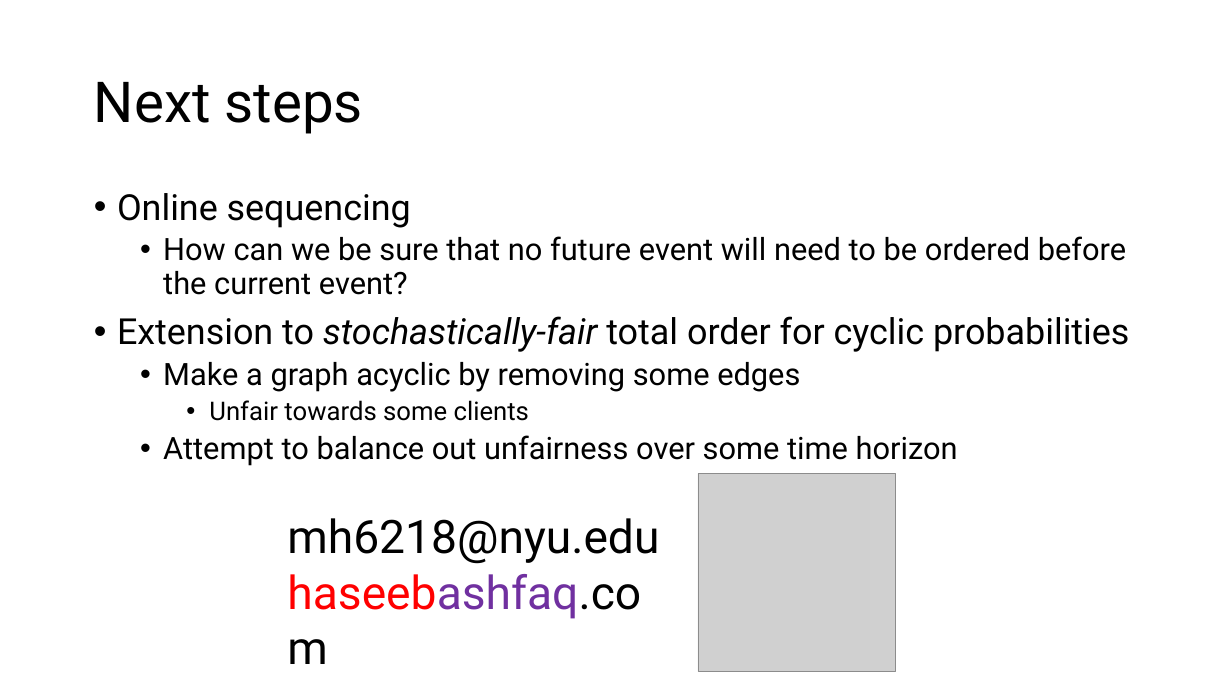
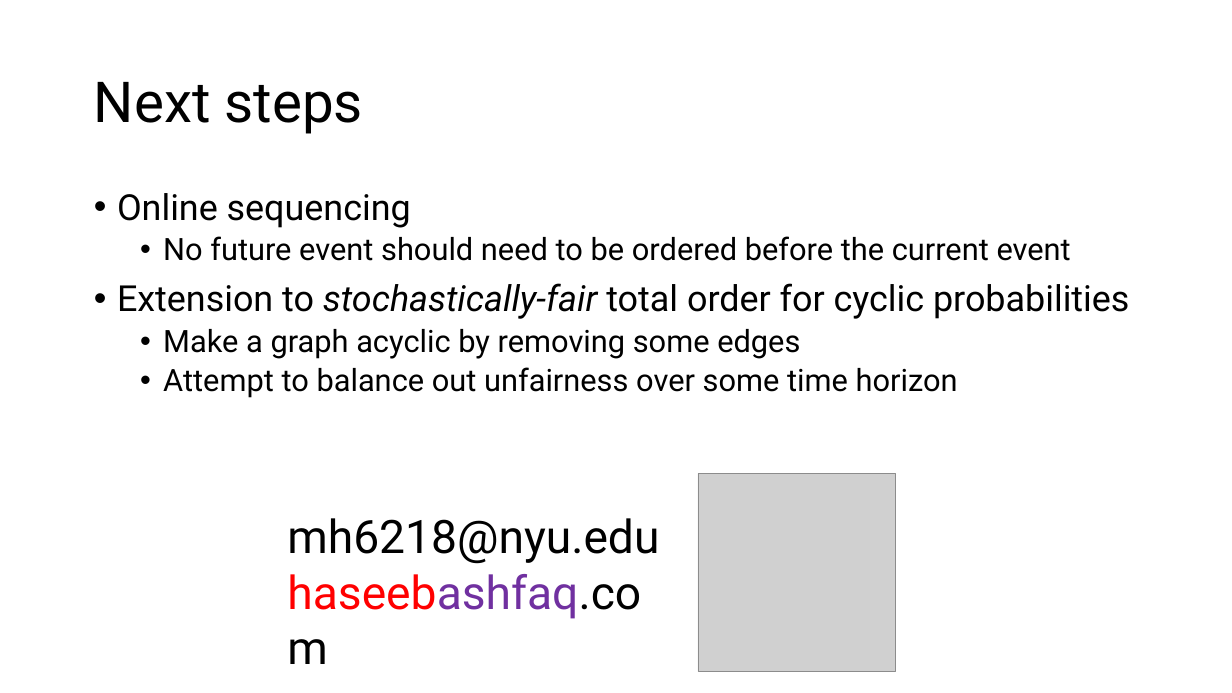
Before and after one commit to HaseebLUMS/Onyx-Presentation, a slide deck: slide 32 of tommy_hotnets_v2.pptx (slide 31 before the commit). Drawn at 1232x693 pixels with LibreOffice and Linux fonts; fonts in the diff are those of the drawing; grey boxes stand for pictures. Boxes give left, top, right and bottom in pixels: in the first picture for what was removed or moved away, otherwise in the second. Text is boxed around its words. In the diff, an @@ line names an element or a change of style, - is before the commit and + after.

Commit message:
updated

```diff
--- a/tommy_hotnets_v2.pptx
+++ b/tommy_hotnets_v2.pptx
@@ text at [163,236,1071,261]: text changed @@
-  • How can we be sure that no future event will need to be ordered before the current event?
+  • No future event should need to be ordered before the current event
@@ text at [209,400,529,421]: paragraph removed @@
-    • Unfair towards some clients
```
Also in this commit, not shown: 2 other slides changed, 1 slide added.
